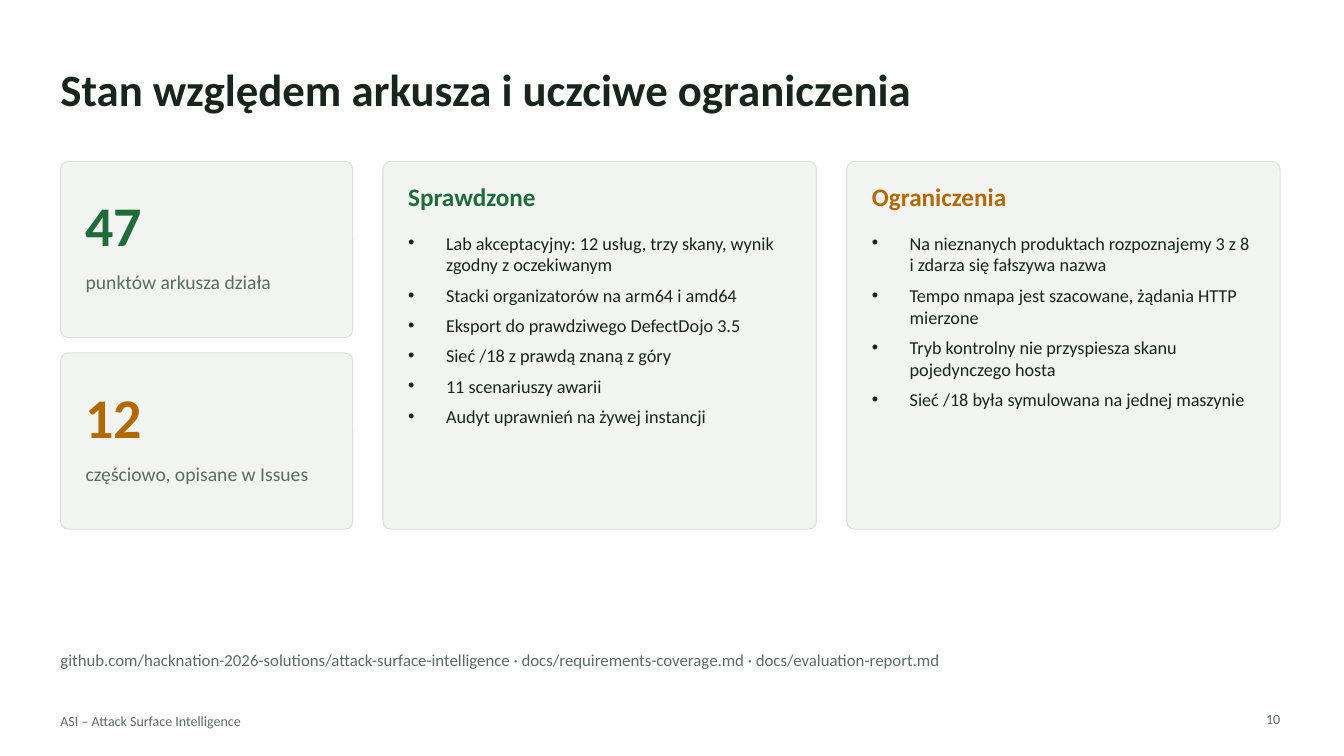
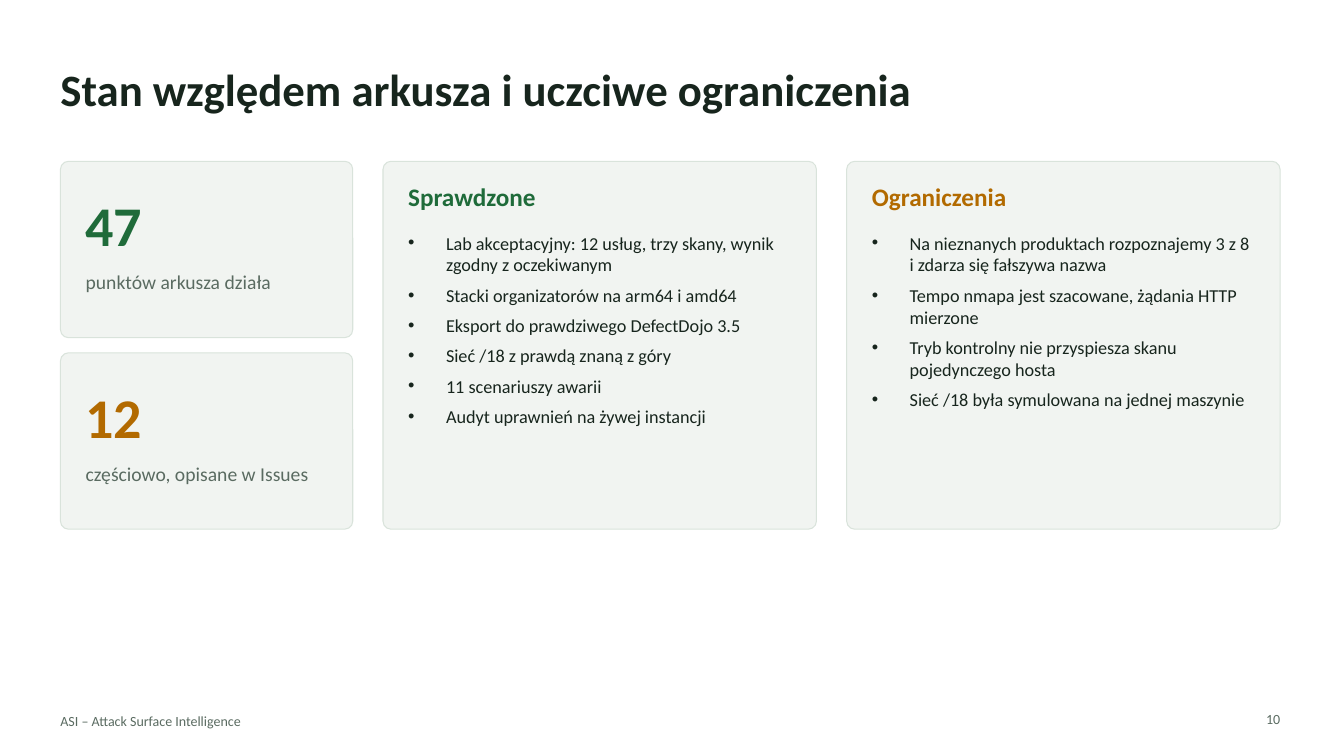
Before and after one commit to macwsn/AGH-attack-surface-intelligence, a slide deck: slide 10 of docs/presentation/ASI-prezentacja.pptx. Drawn at 1344x756 pixels with LibreOffice and Linux fonts; fonts in the diff are those of the drawing. Boxes give left, top, right and bottom in pixels: in the first picture for what was removed or moved away, otherwise in the second. Text is boxed around its words. In the diff, an @@ line names an element or a change of style, - is before the commit and + after.

```diff
--- a/docs/presentation/ASI-prezentacja.pptx
+++ b/docs/presentation/ASI-prezentacja.pptx
@@ text removed at box(60, 654, 939, 669) @@
-github.com/hacknation-2026-solutions/attack-surface-intelligence · docs/requirements-coverage.md · docs/evaluation-report.md
```
Also in this commit, not shown: 3 other slides changed.
